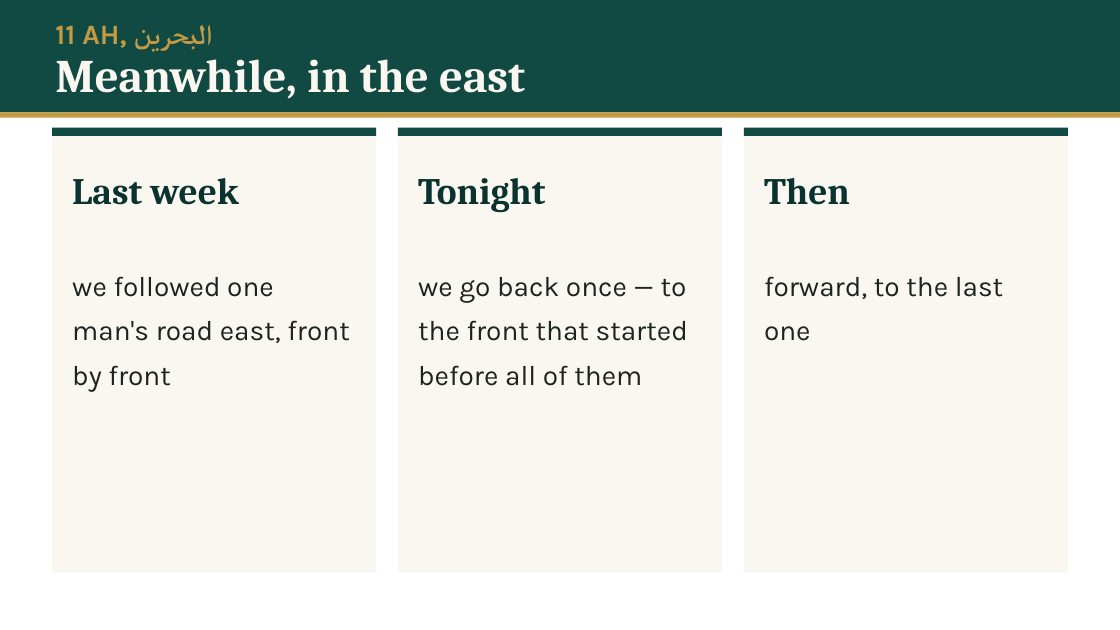
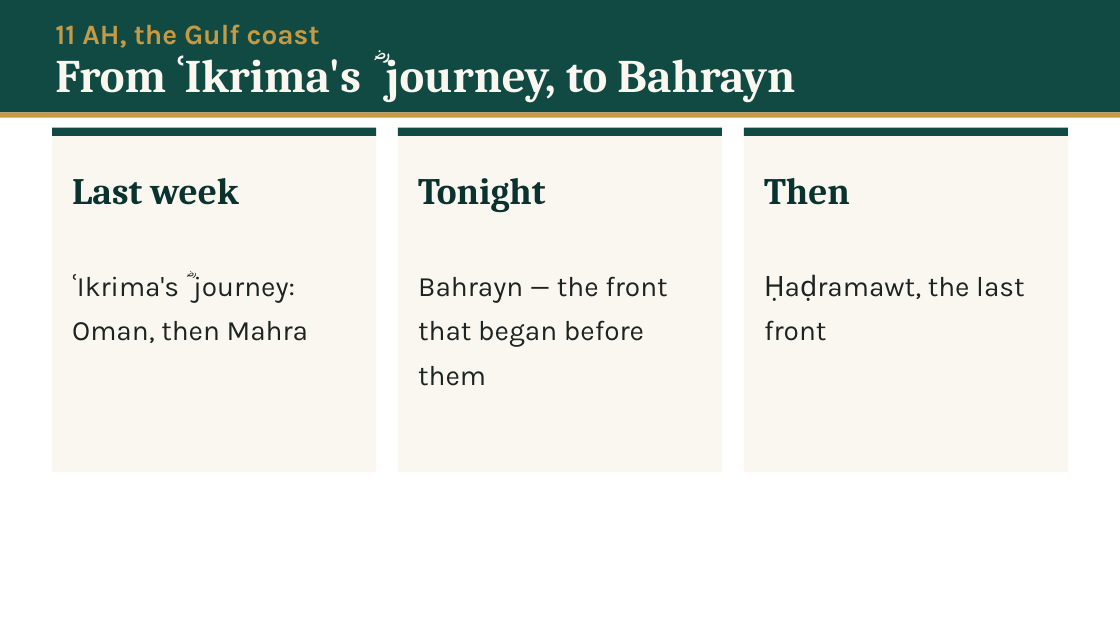
Before and after one commit to daniyalyasin93/2026SeptemberIslamicHistoryClass, a slide deck: slide 8 of S06_hadramawt_bahrayn/S06.pptx (slide 10 before the commit). Drawn at 1120x630 pixels with LibreOffice and Linux fonts; fonts in the diff are those of the drawing. Boxes give left, top, right and bottom in pixels: in the first picture for what was removed or moved away, otherwise in the second. Text is boxed around its words. In the diff, an @@ line names an element or a change of style, - is before the commit and + after.

```diff
--- a/S06_hadramawt_bahrayn/S06.pptx
+++ b/S06_hadramawt_bahrayn/S06.pptx
@@ text at (55, 24, 320, 48): text changed @@
-11 AH, البحرين
+11 AH, the Gulf coast
@@ text at (55, 53, 795, 103): text changed @@
-Meanwhile, in the east
+From ʿIkrima's ؓ journey, to Bahrayn
@@ rectangle: place and size @@
-rectangle at (52, 128, 376, 573)
+rectangle at (52, 128, 376, 472)
@@ rectangle: place and size @@
-rectangle at (398, 128, 723, 573)
+rectangle at (398, 128, 723, 472)
@@ rectangle: place and size @@
-rectangle at (744, 128, 1069, 573)
+rectangle at (744, 128, 1069, 472)
@@ text at (72, 273, 309, 343): text changed @@
-we followed one man's road east, front by front
+ʿIkrima's ؓ journey: Oman, then Mahra
@@ text at (418, 276, 667, 386): text changed @@
-we go back once — to the front that started before all of them
+Bahrayn — the front that began before them
@@ text at (764, 277, 1024, 341): text changed @@
-forward, to the last one
+Ḥaḍramawt, the last front
```
Also in this commit, not shown: 60 other slides changed, 18 slides added, 11 slides removed, 37 other files.
